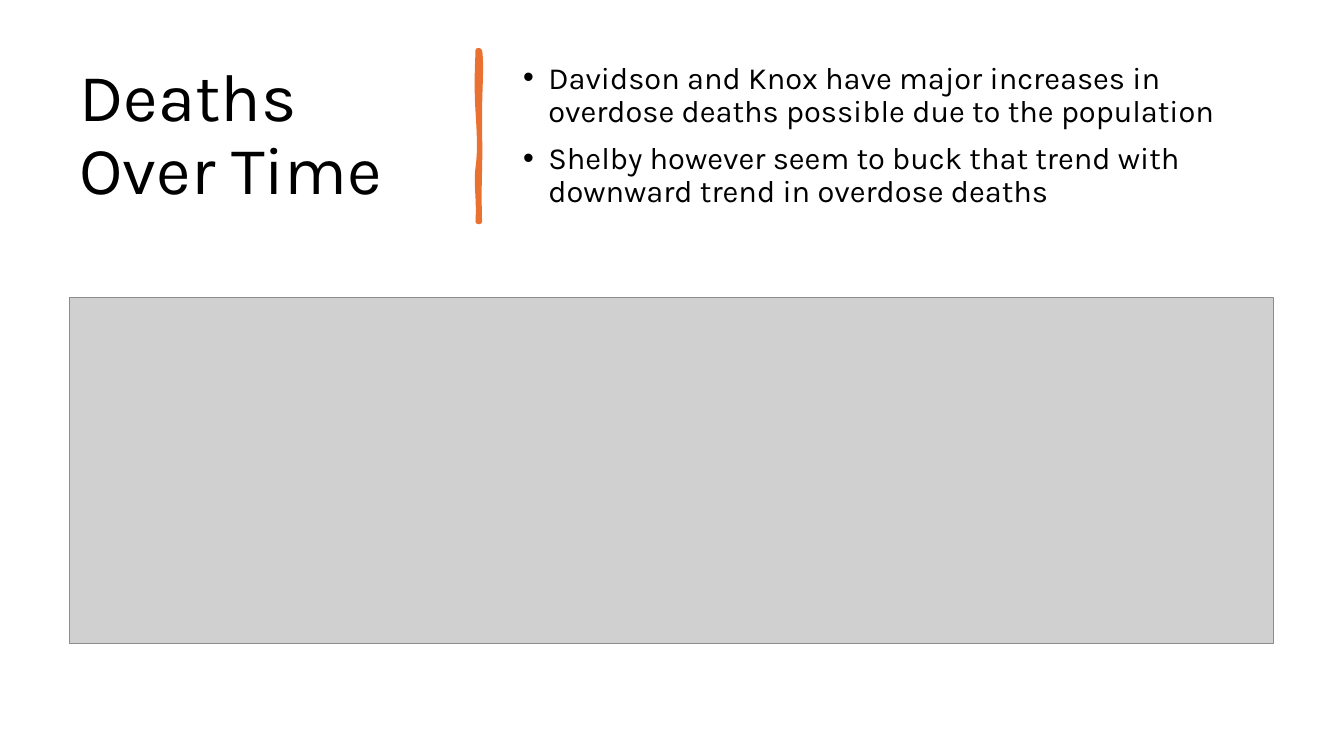
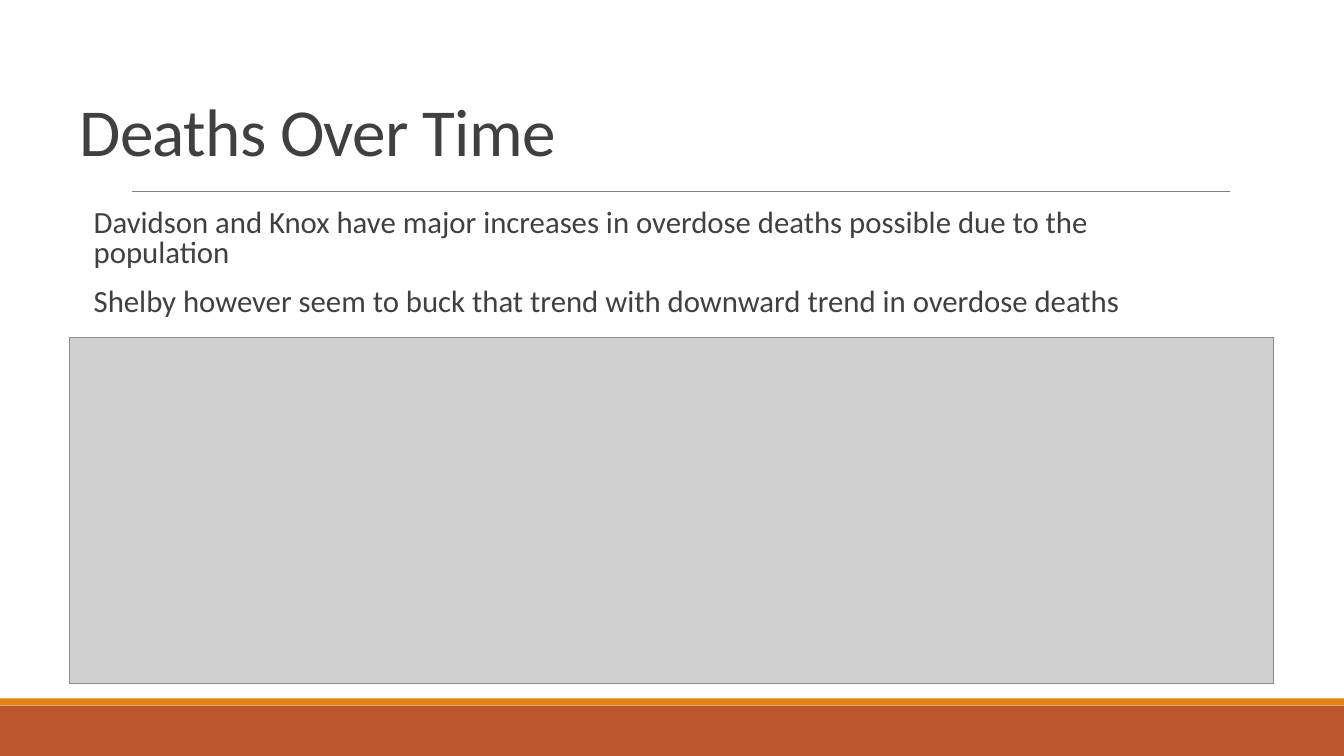
Before and after one commit to NSS-Full-Time-Data-Analytics-17/prescription-revisted-atlantis, a slide deck: slide 4 of Prescrider.pptx (slide 3 before the commit). Drawn at 1344x756 pixels with LibreOffice and Linux fonts; fonts in the diff are those of the drawing; grey boxes stand for pictures. Boxes give left, top, right and bottom in pixels: in the first picture for what was removed or moved away, otherwise in the second. Text is boxed around its words. In the diff, an @@ line names an element or a change of style, - is before the commit and + after.

Commit message:
final presentation

```diff
--- a/Prescrider.pptx
+++ b/Prescrider.pptx
@@ title "Deaths Over Time" at (x1=80, y1=109, x2=556, y2=157): font Karla to Calibri, text colour #000000 to #404040, letter spacing 0 to -0.5 pt; line spacing 0.9 to 0.85 @@
@@ freeform shape removed at (x1=478, y1=50, x2=480, y2=222) @@
@@ text "Davidson and Knox have major ..." moved from (x1=548, y1=68, x2=1214, y2=203) to (x1=94, y1=211, x2=1119, y2=317) @@
@@ text "Davidson and Knox have major ..." at (x1=94, y1=211, x2=1119, y2=317): font Karla to Calibri, text colour #000000 to #404040; bullet • to  ; line spacing 0.9 to 0.8; more space between paragraphs @@
@@ line added from (132, 192) to (1231, 192), #808080 0.5 pt @@
@@ picture moved from (x1=70, y1=297, x2=1273, y2=643) to (x1=70, y1=337, x2=1273, y2=683) @@
@@ rectangle added at (x1=0, y1=706, x2=1344, y2=756), fill #BD582C @@
@@ rectangle added at (x1=0, y1=699, x2=1344, y2=706), fill #E48312 @@
```
Also in this commit, not shown: 3 other slides changed, 14 slides added, 1 slide removed.
